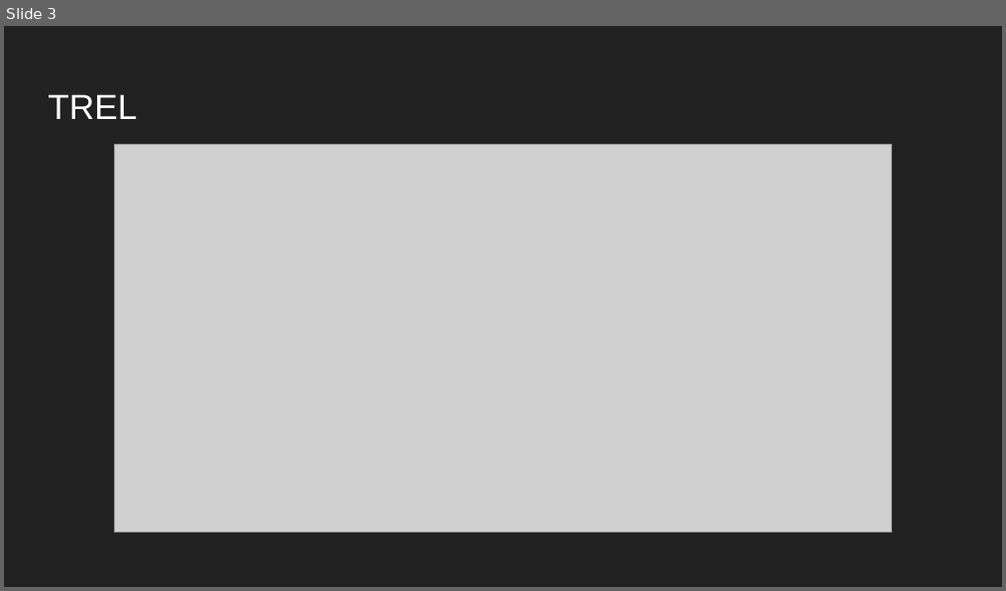
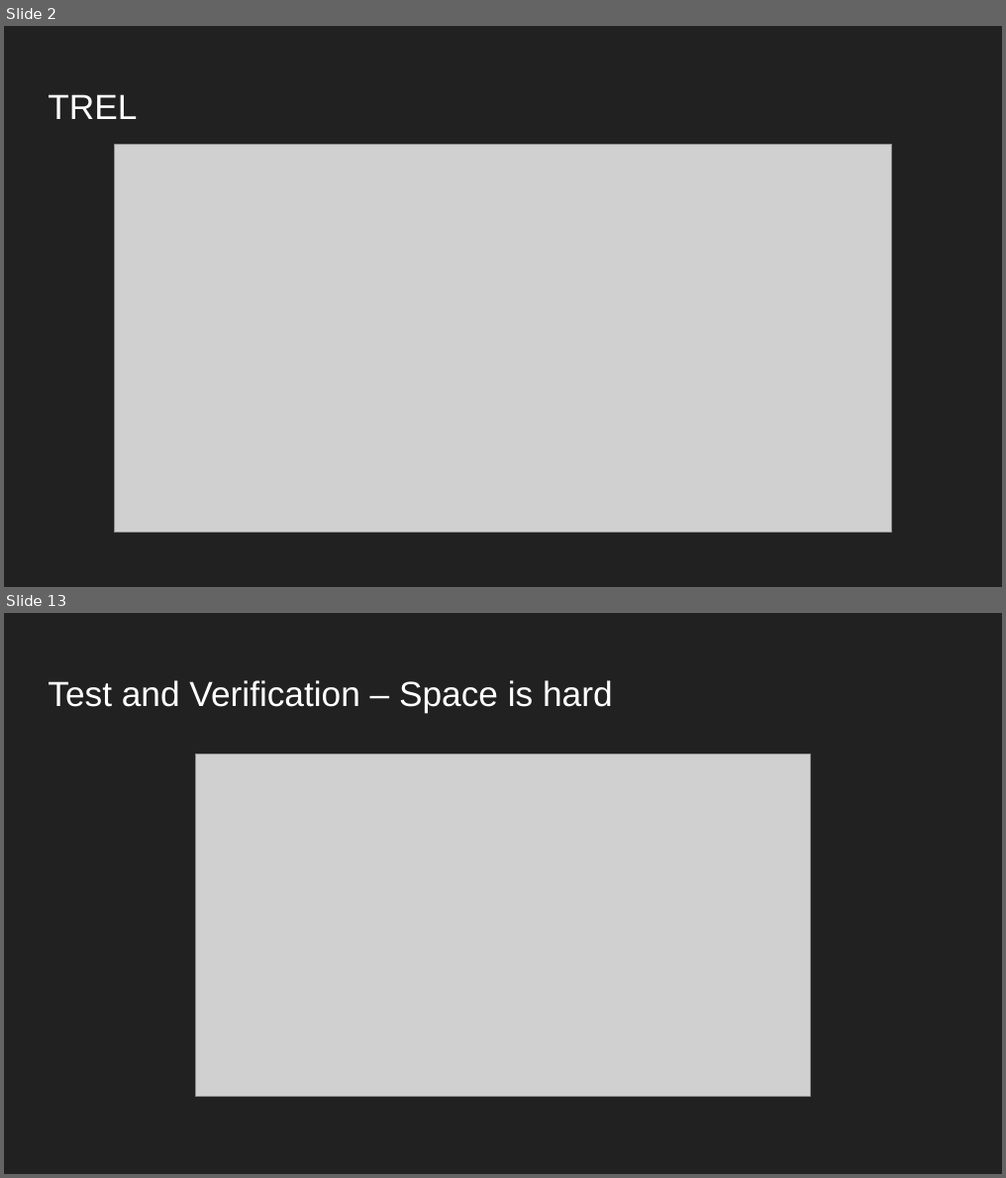
Before and after one commit to amalatak/Notes, a slide deck: Job Presentation-2.pptx. Shown one above the other, each under a label of ours: slide 3 before the commit, slides 2 and 13 after it; the slides between them are not shown. The pictures are 1006x591 and 1006x1178 pixels, drawn with LibreOffice and Linux fonts; fonts in the diff are those of the drawing; grey boxes stand for pictures. Boxes give left, top, right and bottom in pixels: in the first picture for what was removed or moved away, otherwise in the second. Text is boxed around its words. In the diff, an @@ line names an element or a change of style, - is before the commit and + after.

```diff
--- a/Job Presentation-2.pptx
+++ b/Job Presentation-2.pptx
@@ slide 13 added at box(4, 613, 1002, 1174), background #212121 @@
@@ title added at box(48, 680, 613, 712), 25.2 pt, text #FFFFFF @@
+Test and Verification – Space is hard
@@ picture added at box(196, 754, 810, 1096) @@
@@ what was slide 3 is now slide 2 @@
```
Also in this commit, not shown: 3 slides changed, 10 other slides added, 12 slides removed.
